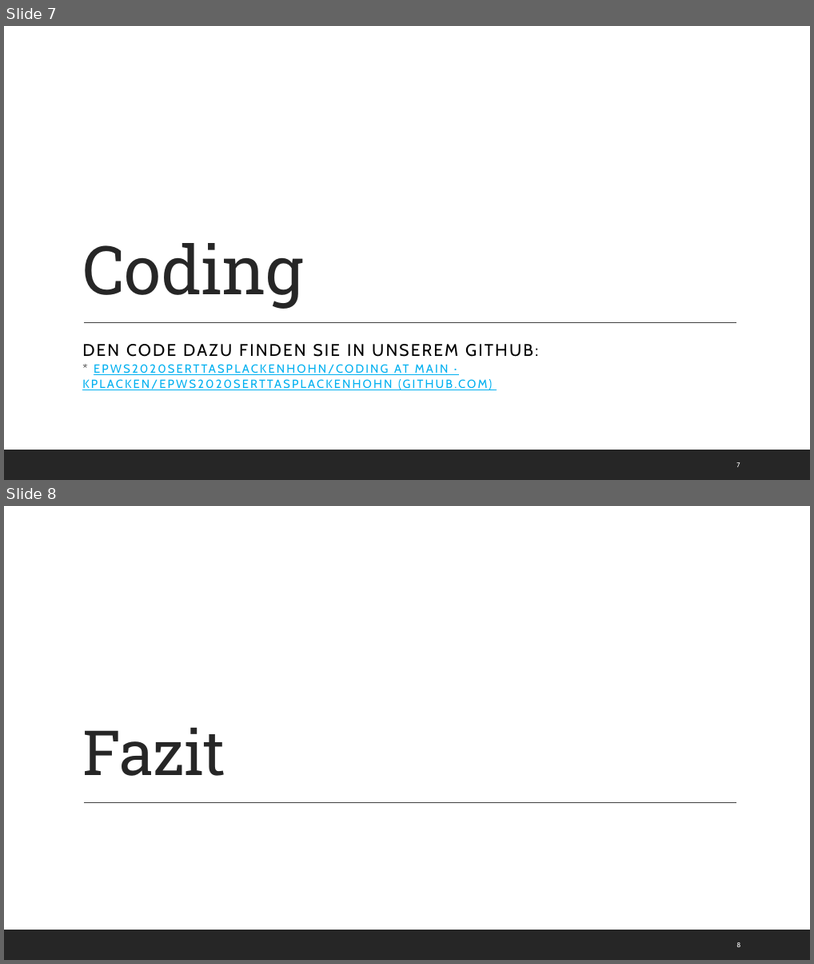
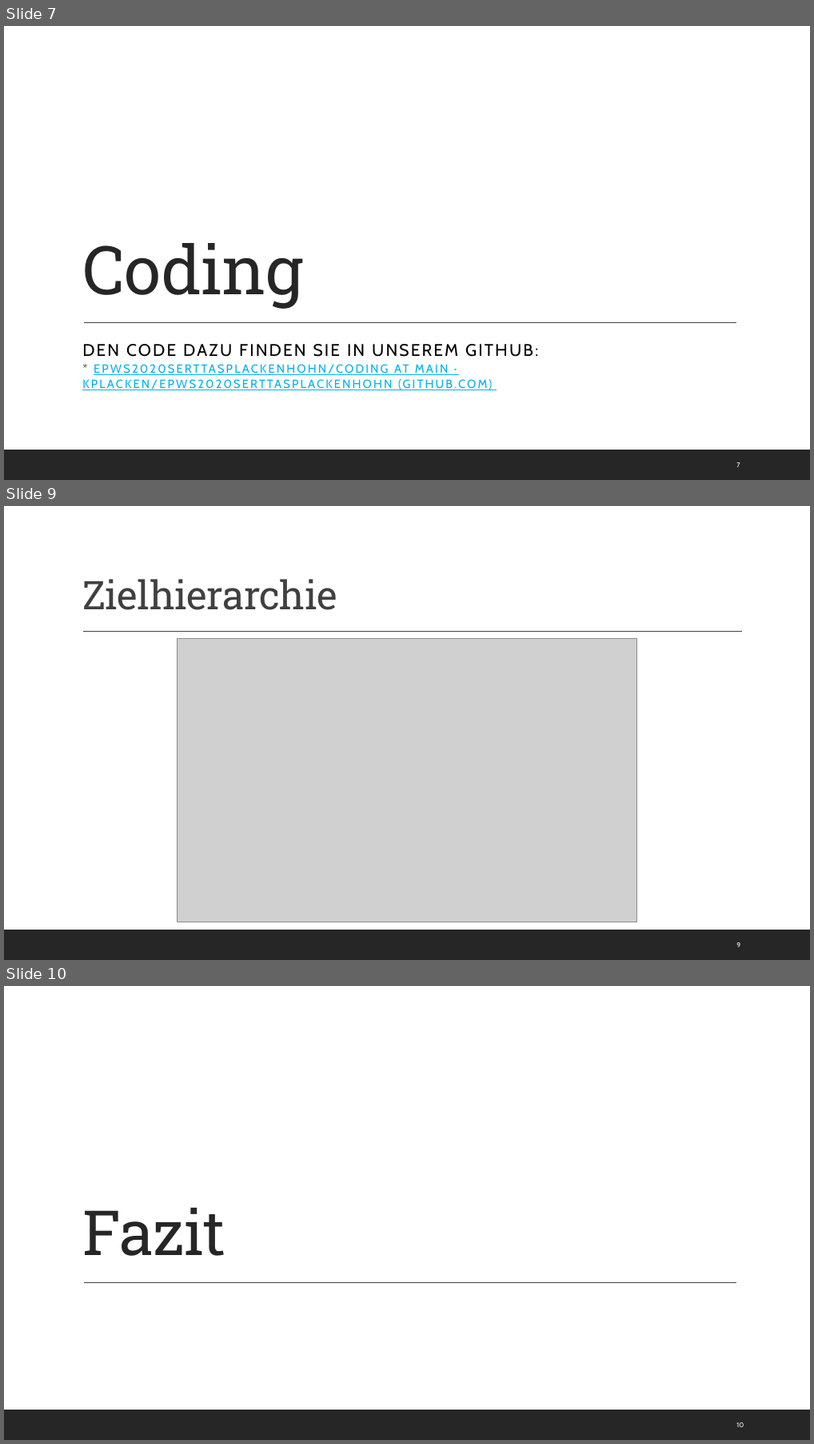
Before and after one commit to Kplacken/EPWS2020SerttasPlackenhohn, a slide deck: Audits/Audit 4/WS2020_SerttasPlackenhohn_Audit4.pptx. Shown one above the other, each under a label of ours: slides 7 and 8 before the commit, slides 7, 9 and 10 after it; the slides between them are not shown. The pictures are 814x964 and 814x1444 pixels, drawn with LibreOffice and Linux fonts; fonts in the diff are those of the drawing; grey boxes stand for pictures. Boxes give left, top, right and bottom in pixels: in the first picture for what was removed or moved away, otherwise in the second. Text is boxed around its words. In the diff, an @@ line names an element or a change of style, - is before the commit and + after.

```diff
--- a/Audits/Audit 4/WS2020_SerttasPlackenhohn_Audit4.pptx
+++ b/Audits/Audit 4/WS2020_SerttasPlackenhohn_Audit4.pptx
@@ slide 9 added at box(4, 506, 810, 960), background #FFFFFF; not listed: 1 template element that a slide beside it also shows @@
@@ title added at box(82, 579, 337, 610), 47 pt, text #404040 @@
+Zielhierarchie
@@ line added from (83, 632) to (742, 632), #404040 1 pt @@
@@ picture added at box(177, 639, 637, 922) @@
@@ page number added at box(737, 942, 741, 947), 8 pt, text #FFFFFF @@
+9
@@ what was slide 8 is now slide 10 @@
@@ page number at box(737, 1422, 744, 1427): text changed @@
-8
+10
```
Also in this commit, not shown: 1 slide changed, 1 other slide added.
